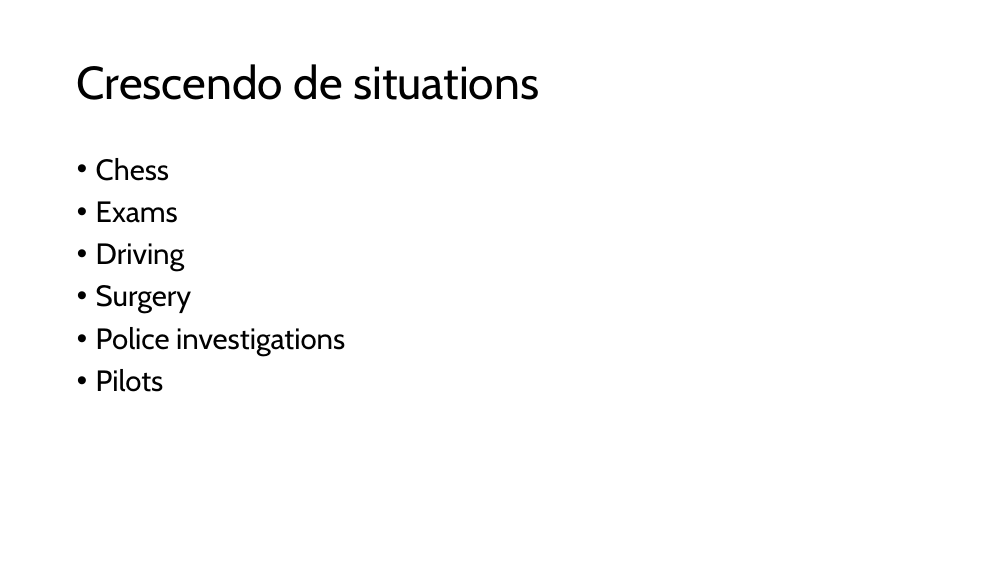
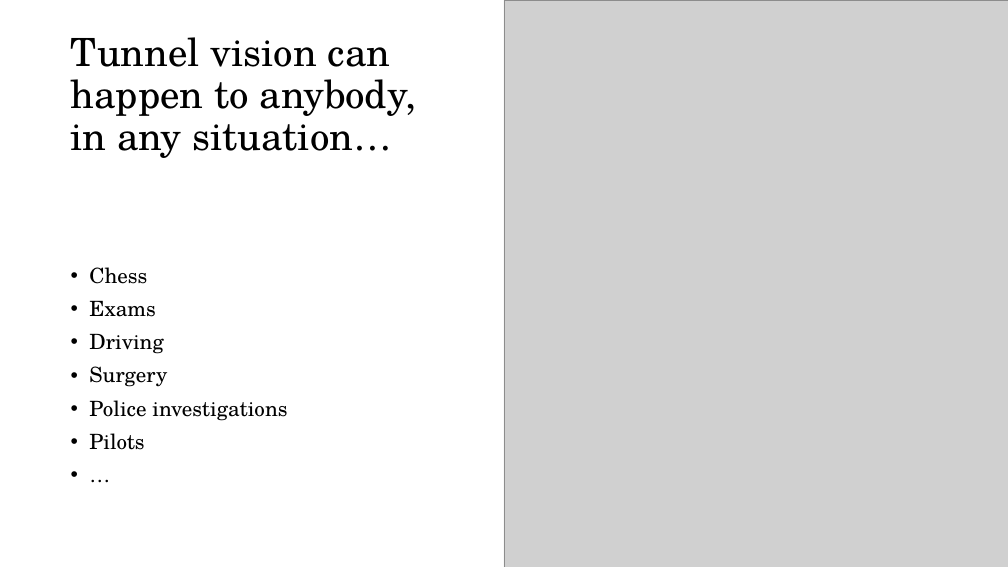
Before and after one commit to astarus-pyxis/flight-simulator, a slide deck: slide 3 of Tunnel vision.pptx. Drawn at 1008x567 pixels with LibreOffice and Linux fonts; fonts in the diff are those of the drawing; grey boxes stand for pictures. Boxes give left, top, right and bottom in pixels: in the first picture for what was removed or moved away, otherwise in the second. Text is boxed around its words. In the diff, an @@ line names an element or a change of style, - is before the commit and + after.

```diff
--- a/Tunnel vision.pptx
+++ b/Tunnel vision.pptx
@@ rectangle added at (0, 0, 705, 189), fill #FFFFFF @@
@@ picture added at (504, 0, 1008, 567) @@
@@ title at (71, 37, 416, 158): text changed; size 44 to 37 pt; font Cabin to TeX Gyre Schola @@
-Crescendo de situations
+Tunnel vision can happen to anybody, in any situation…
@@ text at (89, 267, 287, 450): paragraph added @@
+• …
@@ text "Chess": place and size @@
-text "Chess" at (96, 158, 345, 392)
+text "Chess" at (89, 267, 287, 450)
@@ text "Chess" at (89, 267, 287, 450): vertical alignment top to middle @@
@@ text at (89, 267, 287, 450): size 28 to 20 pt, font Cabin to TeX Gyre Schola @@
```
Also in this commit, not shown: 1 other slide changed, 2 slides added, 2 slides removed.
